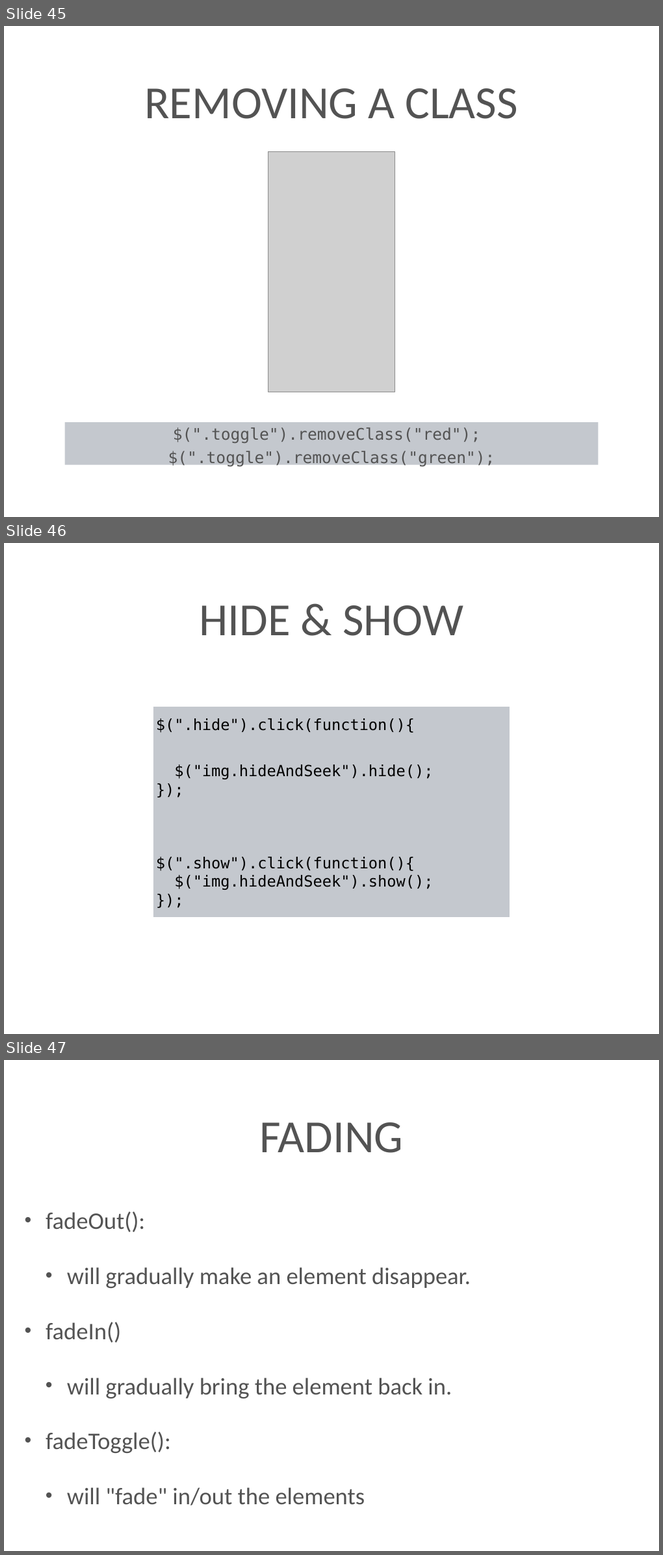
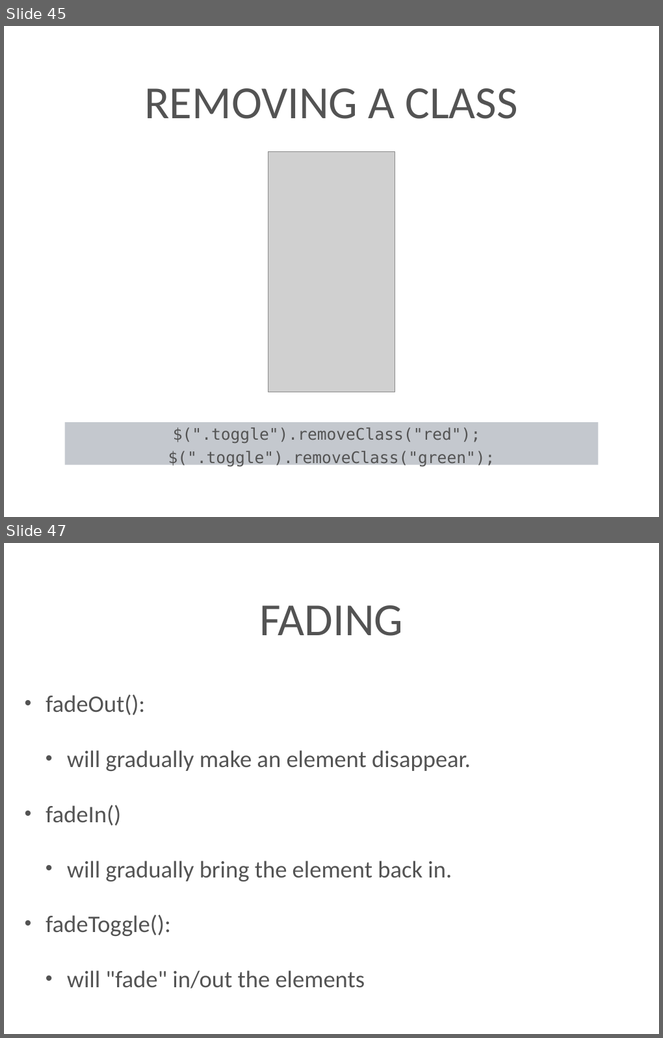
Before and after one commit to kenton-steiner18/Techtasks, a slide deck: presentation/jQuery.pptx. Shown one above the other, each under a label of ours: slides 45, 46 and 47 before the commit, slides 45 and 47 after it; the slides between them are not shown. The pictures are 663x1555 and 663x1038 pixels, drawn with LibreOffice and Linux fonts; fonts in the diff are those of the drawing; grey boxes stand for pictures; background and template pictures are left out. Boxes give left, top, right and bottom in pixels: in the first picture for what was removed or moved away, otherwise in the second. Text is boxed around its words. In the diff, an @@ line names an element or a change of style, - is before the commit and + after.

```diff
--- a/presentation/jQuery.pptx
+++ b/presentation/jQuery.pptx
@@ slide 46 removed at [4,543,659,1034], background picture (left out) @@
@@ title removed at [200,605,464,636] @@
-HIDE & SHOW
@@ rectangle removed at [154,707,510,917] @@
-$(".hide").click(function(){
-$("img.hideAndSeek").hide();
-});
-$(".show").click(function(){
-$("img.hideAndSeek").show();
-});
```
Also in this commit, not shown: 2 slides changed, 2 slides added.
